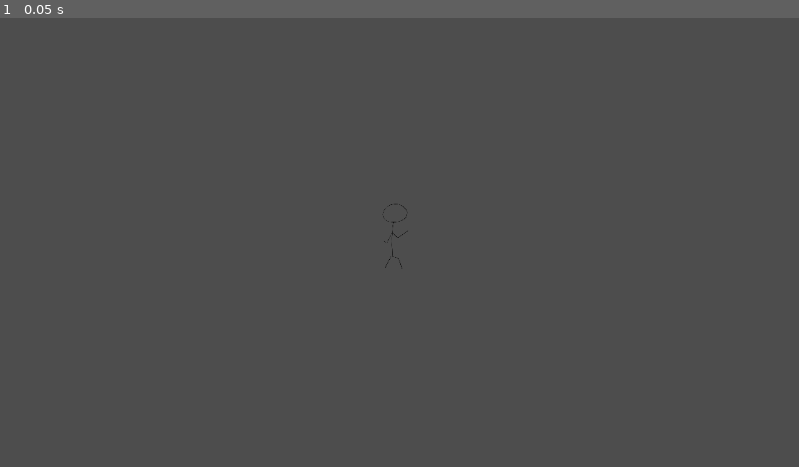
Above: before the commit, frame 1.
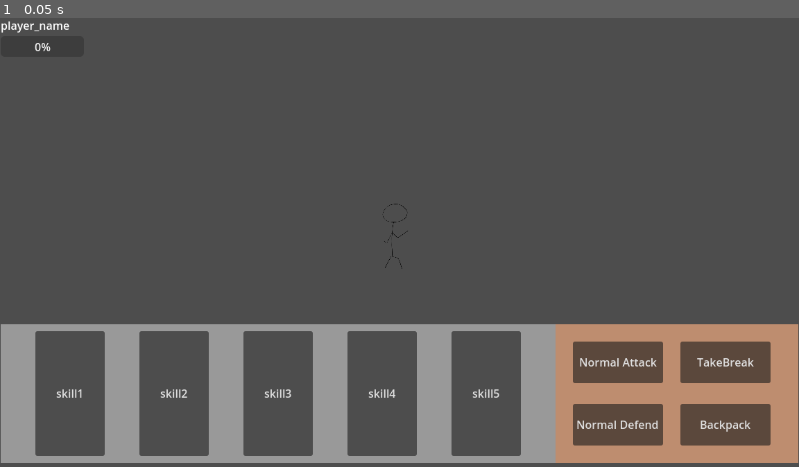
Above: after the commit, the same moment.

Repository: LeoTengAMao/Game-Jam-2025
Game: Godot game, scene res://game.tscn
Same seed, same stepped clock (60 frames per second), same inputs: the game is played once before the commit and once after it.
Inputs:
- Up to frame 1 (0.05 s): no input

The runs differ from the first frame. In frame 1, 15% of the frame differs, in the area x 0-100%, y 0-100%.

Commit message:
新增GUI
新增GUI，但尚未放入Script

Diff:
--- /dev/null
+++ b/UI/interface.tscn
@@ -0,0 +1,151 @@
+[gd_scene load_steps=4 format=3 uid="uid://rqorsd0vmmqn"]
+
+[sub_resource type="StyleBoxEmpty" id="StyleBoxEmpty_su62x"]
+
+[sub_resource type="StyleBoxFlat" id="StyleBoxFlat_su62x"]
+
+[sub_resource type="StyleBoxFlat" id="StyleBoxFlat_s3rii"]
+bg_color = Color(0.746569, 0.55107, 0.437141, 1)
+
+[node name="interface" type="Control"]
+layout_mode = 3
+anchors_preset = 15
+anchor_right = 1.0
+anchor_bottom = 1.0
+offset_left = 7.0
+offset_top = 13.0
+offset_right = 7.0
+offset_bottom = 13.0
+grow_horizontal = 2
+grow_vertical = 2
+
+[node name="PanelContainer" type="PanelContainer" parent="."]
+layout_mode = 1
+anchors_preset = -1
+anchor_right = 0.999132
+anchor_bottom = 0.989198
+theme_override_styles/panel = SubResource("StyleBoxEmpty_su62x")
+metadata/_edit_use_anchors_ = true
+
+[node name="PanelContainer" type="PanelContainer" parent="PanelContainer"]
+custom_minimum_size = Vector2(1150, 200)
+layout_mode = 2
+size_flags_horizontal = 4
+size_flags_vertical = 8
+
+[node name="SkillButtonPanel" type="Panel" parent="PanelContainer/PanelContainer"]
+custom_minimum_size = Vector2(800, 200)
+layout_mode = 2
+size_flags_horizontal = 0
+size_flags_vertical = 4
+theme_override_styles/panel = SubResource("StyleBoxFlat_su62x")
+
+[node name="Skill2" type="Button" parent="PanelContainer/PanelContainer/SkillButtonPanel"]
+layout_mode = 1
+anchors_preset = -1
+anchor_right = 0.033
+anchor_bottom = 0.127
+offset_left = 200.0
+offset_top = 10.0
+offset_right = 273.6
+offset_bottom = 164.6
+text = "skill2"
+
+[node name="Skill1" type="Button" parent="PanelContainer/PanelContainer/SkillButtonPanel"]
+layout_mode = 1
+anchors_preset = -1
+anchor_right = 0.033
+anchor_bottom = 0.127
+offset_left = 50.0
+offset_top = 10.0
+offset_right = 123.6
+offset_bottom = 164.6
+text = "skill1"
+
+[node name="Skill3" type="Button" parent="PanelContainer/PanelContainer/SkillButtonPanel"]
+layout_mode = 1
+anchors_preset = -1
+anchor_right = 0.033
+anchor_bottom = 0.127
+offset_left = 350.0
+offset_top = 10.0
+offset_right = 423.6
+offset_bottom = 164.6
+text = "skill3
+"
+
+[node name="Skill4" type="Button" parent="PanelContainer/PanelContainer/SkillButtonPanel"]
+layout_mode = 1
+anchors_preset = -1
+anchor_right = 0.033
+anchor_bottom = 0.127
+offset_left = 500.0
+offset_top = 10.0
+offset_right = 573.6
+offset_bottom = 164.6
+text = "skill4
+"
+
+[node name="Skill5" type="Button" parent="PanelContainer/PanelContainer/SkillButtonPanel"]
+layout_mode = 1
+anchors_preset = -1
+anchor_right = 0.033
+anchor_bottom = 0.127
+offset_left = 650.0
+offset_top = 10.0
+offset_right = 723.6
+offset_bottom = 164.6
+text = "skill5
+"
+
+[node name="OtherButtonPanel" type="Panel" parent="PanelContainer/PanelContainer"]
+custom_minimum_size = Vector2(350, 200)
+layout_mode = 2
+size_flags_horizontal = 8
+size_flags_vertical = 4
+theme_override_styles/panel = SubResource("StyleBoxFlat_s3rii")
+
+[node name="BackPack" type="Button" parent="PanelContainer/PanelContainer/OtherButtonPanel"]
+offset_left = 180.0
+offset_top = 115.0
+offset_right = 310.0
+offset_bottom = 175.0
+text = "Backpack
+"
+
+[node name="NormalAttack" type="Button" parent="PanelContainer/PanelContainer/OtherButtonPanel"]
+layout_mode = 0
+offset_left = 25.0
+offset_top = 25.0
+offset_right = 155.0
+offset_bottom = 85.0
+text = "Normal Attack"
+
+[node name="NormalDefend" type="Button" parent="PanelContainer/PanelContainer/OtherButtonPanel"]
+offset_left = 25.0
+offset_top = 115.0
+offset_right = 155.0
+offset_bottom = 175.0
+text = "Normal Defend"
+
+[node name="TakeBreak" type="Button" parent="PanelContainer/PanelContainer/OtherButtonPanel"]
+offset_left = 180.0
+offset_top = 25.0
+offset_right = 310.0
+offset_bottom = 85.0
+text = "TakeBreak
+"
+
+[node name="VBoxContainer" type="VBoxContainer" parent="PanelContainer"]
+layout_mode = 2
+
+[node name="Label" type="Label" parent="PanelContainer/VBoxContainer"]
+layout_mode = 2
+size_flags_horizontal = 0
+size_flags_vertical = 0
+text = "player_name"
+
+[node name="ProgressBar" type="ProgressBar" parent="PanelContainer/VBoxContainer"]
+custom_minimum_size = Vector2(120, 30)
+layout_mode = 2
+size_flags_horizontal = 0
--- a/entity/player.tscn
+++ b/entity/player.tscn
@@ -5,7 +5,7 @@
 [sub_resource type="CircleShape2D" id="CircleShape2D_xlvtu"]
 radius = 9.05539
 
-[node name="player" type="CharacterBody2D"]
+[node name="Player" type="CharacterBody2D"]
 
 [node name="Sprite2D" type="Sprite2D" parent="."]
 position = Vector2(1.90735e-06, 0)
--- a/game.tscn
+++ b/game.tscn
@@ -1,8 +1,21 @@
-[gd_scene load_steps=2 format=3 uid="uid://bwq4gxvyy8hvw"]
+[gd_scene load_steps=3 format=3 uid="uid://bwq4gxvyy8hvw"]
 
 [ext_resource type="PackedScene" uid="uid://cc6m23rtumnqt" path="res://entity/player.tscn" id="1_80nbo"]
+[ext_resource type="PackedScene" uid="uid://rqorsd0vmmqn" path="res://UI/interface.tscn" id="1_e2o6t"]
 
 [node name="game" type="Node2D"]
+
+[node name="interface" parent="." instance=ExtResource("1_e2o6t")]
+anchors_preset = 0
+anchor_right = 0.0
+anchor_bottom = 0.0
+offset_left = -575.0
+offset_top = -325.0
+offset_right = 575.0
+offset_bottom = 325.0
+grow_horizontal = 1
+grow_vertical = 1
+size_flags_horizontal = 4
 
 [node name="player" parent="." instance=ExtResource("1_80nbo")]
 
